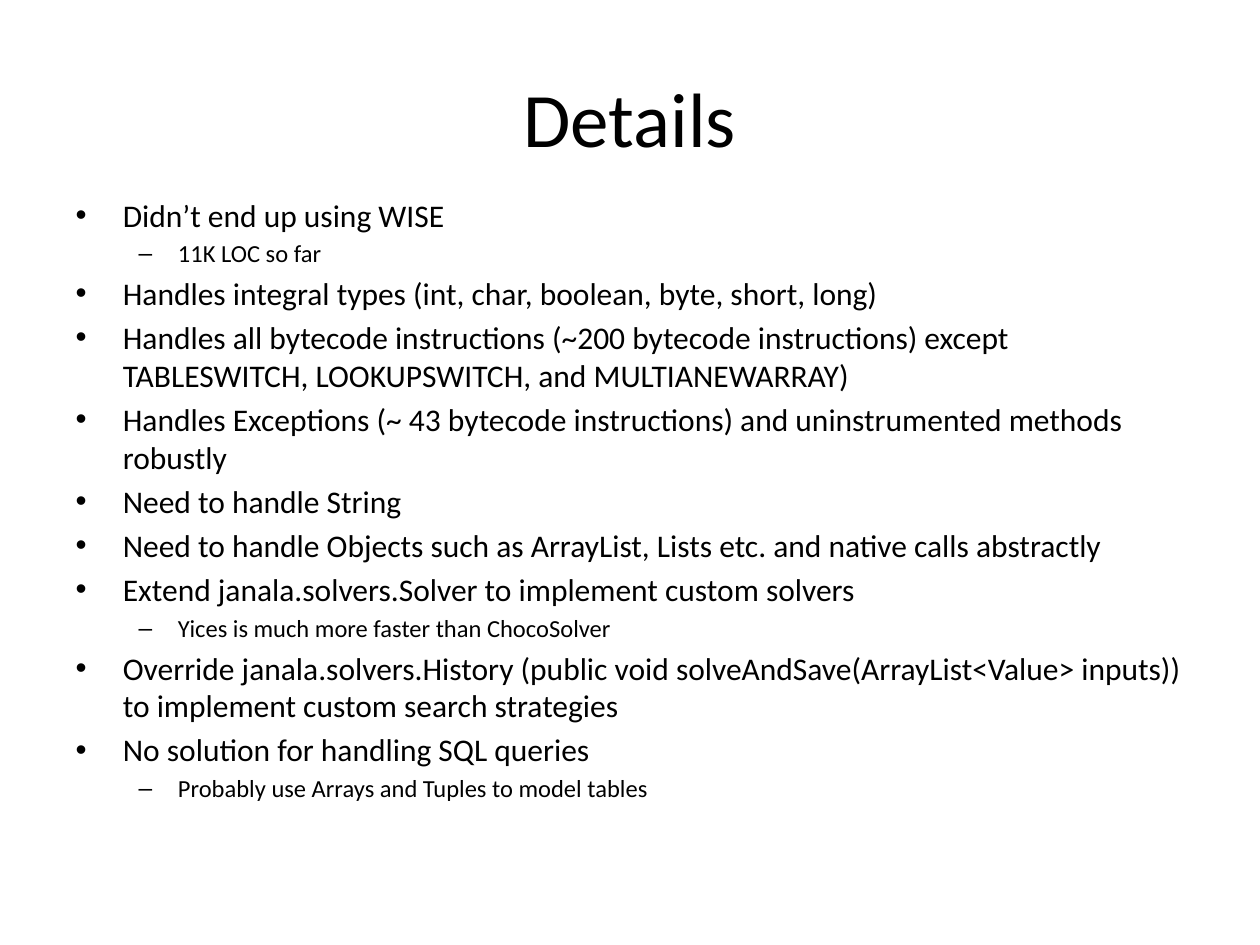
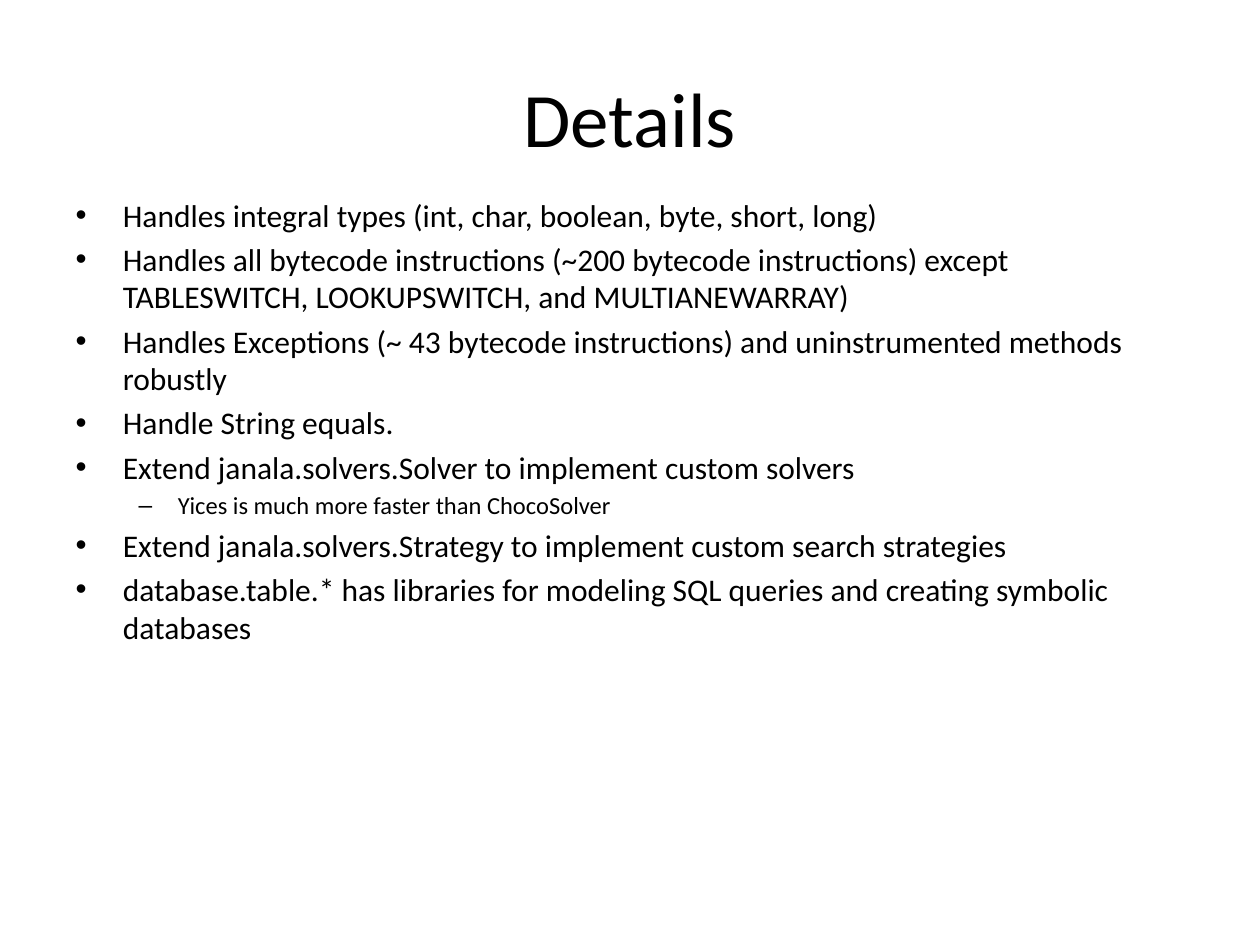
Before and after one commit to ksen007/janala2, a slide deck: slide 3 of janala.pptx. Drawn at 1260x945 pixels with LibreOffice and Linux fonts; fonts in the diff are those of the drawing. Boxes give left, top, right and bottom in pixels: in the first picture for what was removed or moved away, otherwise in the second. Text is boxed around its words. In the diff, an @@ line names an element or a change of style, - is before the commit and + after.

Commit message:
Custom search strategies can be implemented by extending the janala.solvers.Strategy class.  See DFSStrategy for a DFS search strategy implementation.

```diff
--- a/janala.pptx
+++ b/janala.pptx
@@ text at [123, 205, 444, 233]: paragraphs removed @@
-• Didn’t end up using WISE
-  – 11K LOC so far
@@ text at [123, 412, 393, 440]: text changed @@
-• Need to handle String
-• Need to handle Objects such as ArrayList, Lists etc. and native calls abstractly
+• Handle String equals.
@@ text at [123, 535, 1108, 640]: text changed @@
-• Override janala.solvers.History (public void solveAndSave(ArrayList<Value> inputs)) to implement custom search strategies
-• No solution for handling SQL queries
-  – Probably use Arrays and Tuples to model tables
+• Extend janala.solvers.Strategy to implement custom search strategies
+• database.table.* has libraries for modeling SQL queries and creating symbolic databases
```
Also in this commit, not shown: 6 other files.
